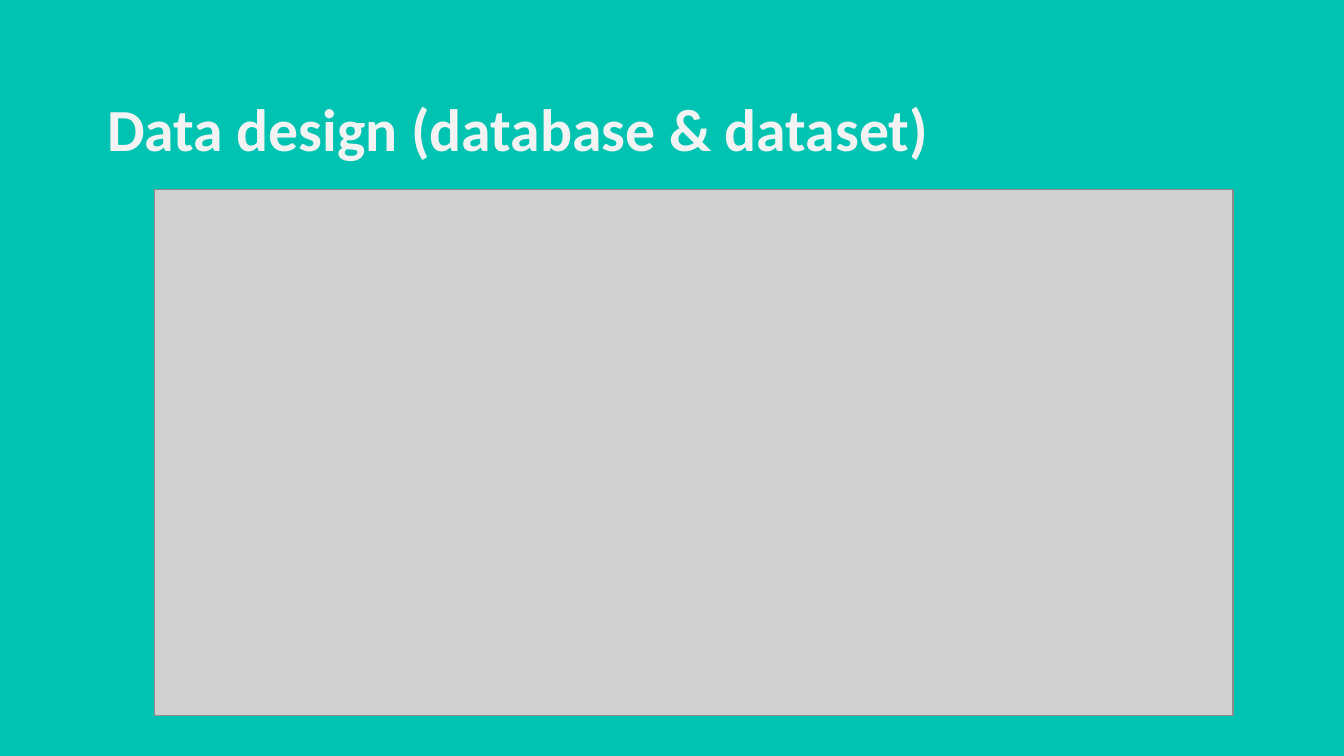
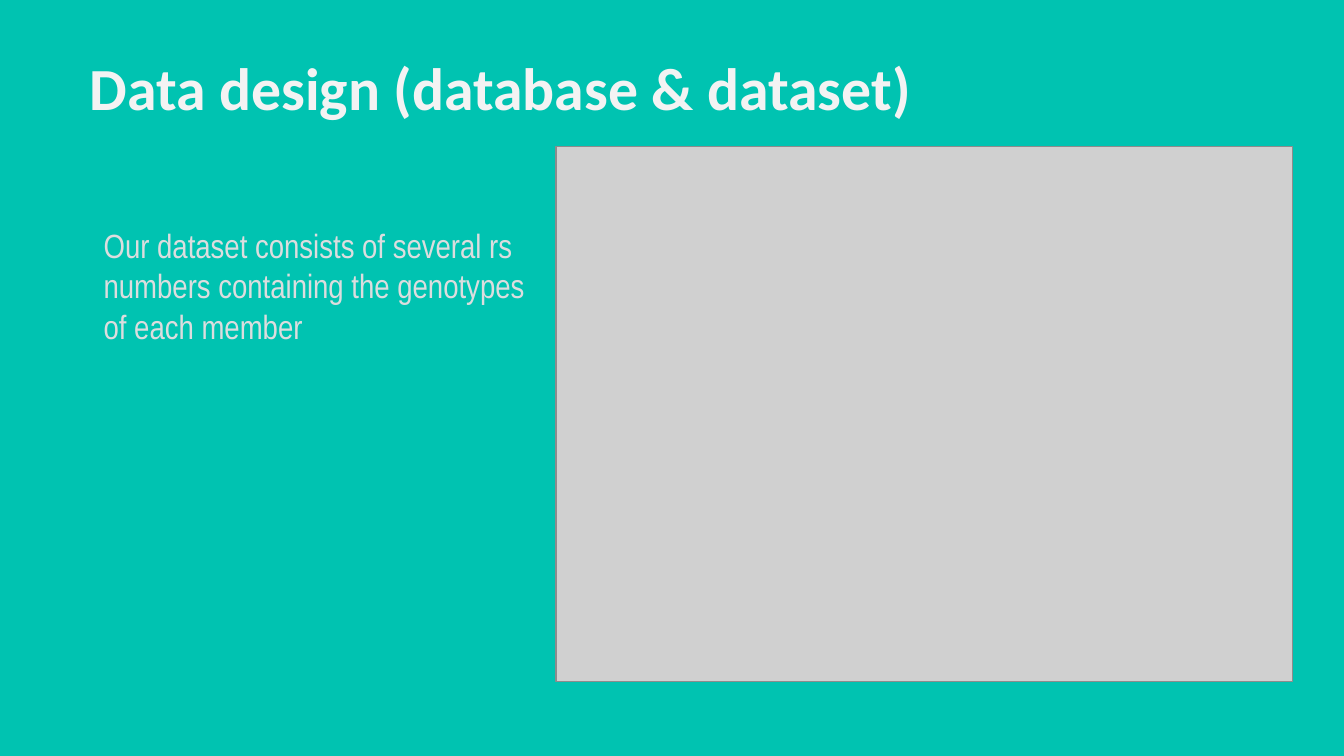
Before and after one commit to YoussifAssem/Genatac, a slide deck: slide 12 of E-Genetics/presentations/new presentation.pptx (slide 13 before the commit). Drawn at 1344x756 pixels with LibreOffice and Linux fonts; fonts in the diff are those of the drawing; grey boxes stand for pictures; background and template pictures are left out. Boxes give left, top, right and bottom in pixels: in the first picture for what was removed or moved away, otherwise in the second. Text is boxed around its words. In the diff, an @@ line names an element or a change of style, - is before the commit and + after.

```diff
--- a/E-Genetics/presentations/new presentation.pptx
+++ b/E-Genetics/presentations/new presentation.pptx
@@ subtitle "Data design (database & dataset)": place and size @@
-subtitle "Data design (database & dataset)" at [107,107,928,161]
+subtitle "Data design (database & dataset)" at [90,66,910,120]
@@ picture: place and size @@
-picture at [155,190,1232,716]
+picture at [556,146,1293,681]
@@ text added at [104,233,524,340], 18 pt, text #DCDDDE @@
+Our dataset consists of several rs numbers containing the genotypes of each member
```
Also in this commit, not shown: 5 other slides changed, 1 slide removed.
